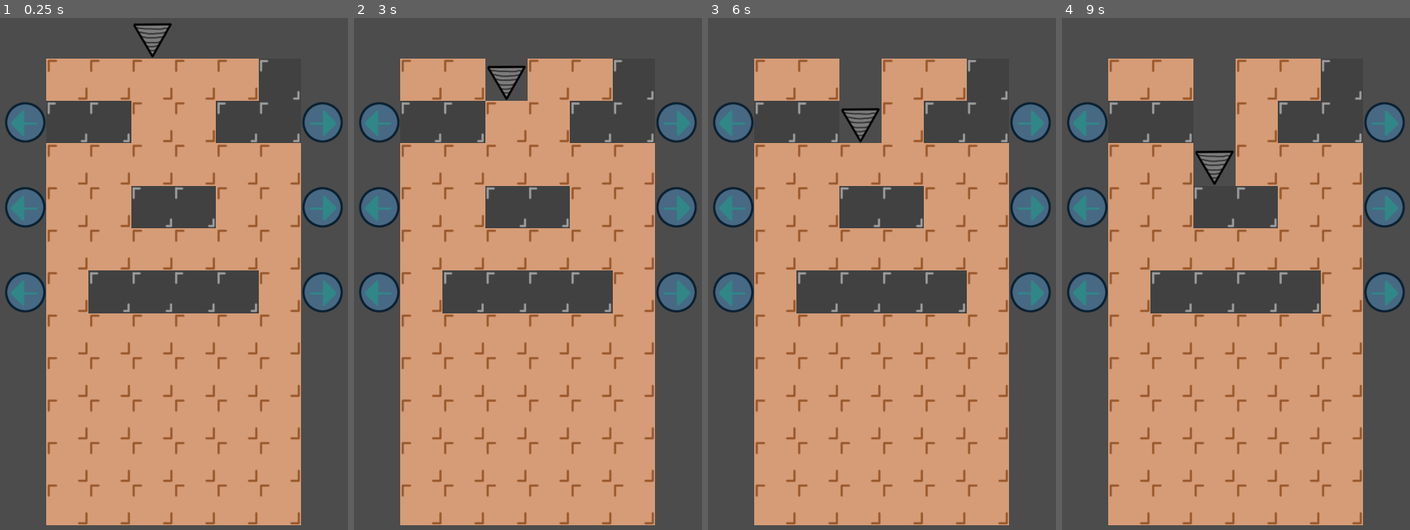
Above: before the commit, frames 1-4 (left to right).
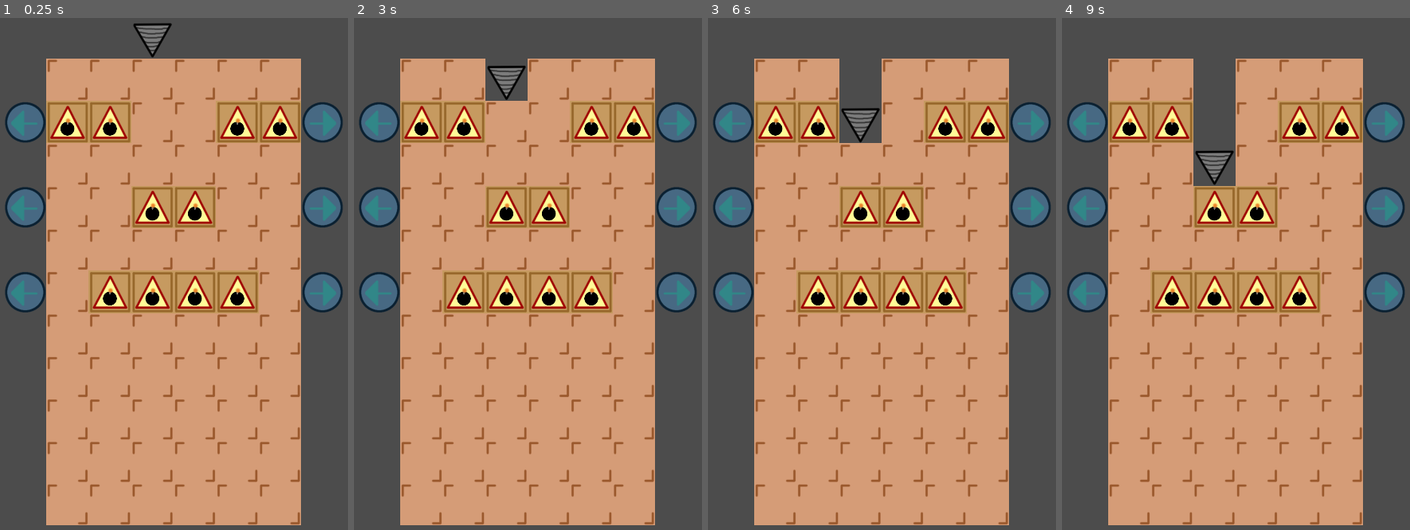
Above: after the commit, the same moments.

Repository: moisesjbc/fosu
Game: Godot game, scene res://gameplay/main/main.tscn
The game is run twice, just before and just after one commit, with the same random seed, the same clock (stepped at 60 frames per second) and the same inputs.
Inputs (mouse positions are in pixels of both pictures, inside the frame that each line leads up to):
- Up to frame 1 (0.25 s): no input
- Up to frame 2 (3 s): tap Enter at 0.5, 2 s; move the mouse to (611, 258) at 0.52 s; click (611, 258) at 0.67 s; tap Space at 1.25, 2.75 s; move the mouse to (458, 325) at 1.27 s; click (458, 325) at 1.42 s; move the mouse to (566, 151) at 2.02 s; click (566, 151) at 2.17 s; move the mouse to (514, 417) at 2.77 s; click (514, 417) at 2.92 s
- Up to frame 3 (6 s): tap Enter at 3.5 s; move the mouse to (993, 386) at 3.52 s; click (993, 386) at 3.67 s; tap Space at 4.25 s; move the mouse to (777, 197) at 4.27 s; click (777, 197) at 4.42 s; move the mouse to (902, 289) at 5.02 s; click (902, 289) at 5.17 s; move the mouse to (833, 130) at 5.77 s; click (833, 130) at 5.92 s
- Up to frame 4 (9 s): move the mouse to (1319, 258) at 6.52 s; click (1319, 258) at 6.67 s; move the mouse to (1166, 325) at 7.27 s; click (1166, 325) at 7.42 s; move the mouse to (1274, 151) at 8.02 s; click (1274, 151) at 8.17 s; move the mouse to (1222, 417) at 8.77 s; click (1222, 417) at 8.92 s

The runs differ from the first frame. In frame 1, 11% of the frame differs, in the area x 13-87%, y 7-58%; in frame 2, 11%; in frame 3, 11%; in frame 4, 11%.

Commit message:
Add bomb tile

Diff:
--- a/godot-project/gameplay/level/level.tscn
+++ b/godot-project/gameplay/level/level.tscn
@@ -2,9 +2,9 @@
 
 [ext_resource path="res://gameplay/level/tiles/earth.png" type="Texture" id=1]
 [ext_resource path="res://gameplay/level/tiles/right_arrow.png" type="Texture" id=2]
-[ext_resource path="res://gameplay/level/tiles/steel.png" type="Texture" id=3]
 [ext_resource path="res://gameplay/level/tiles/left_arrow.png" type="Texture" id=4]
 [ext_resource path="res://gameplay/level/level.gd" type="Script" id=5]
+[ext_resource path="res://gameplay/level/tiles/bomb.png" type="Texture" id=6]
 
 [sub_resource type="TileSet" id=1]
 0/name = "earth.png 0"
@@ -49,20 +49,20 @@
 2/shape_one_way_margin = 0.0
 2/shapes = [  ]
 2/z_index = 0
-3/name = "steel.png 3"
-3/texture = ExtResource( 3 )
-3/tex_offset = Vector2( 0, 0 )
-3/modulate = Color( 1, 1, 1, 1 )
-3/region = Rect2( 0, 0, 128, 128 )
-3/tile_mode = 0
-3/occluder_offset = Vector2( 0, 0 )
-3/navigation_offset = Vector2( 0, 0 )
-3/shape_offset = Vector2( 0, 0 )
-3/shape_transform = Transform2D( 1, 0, 0, 1, 0, 0 )
-3/shape_one_way = false
-3/shape_one_way_margin = 0.0
-3/shapes = [  ]
-3/z_index = 0
+4/name = "bomb.png 4"
+4/texture = ExtResource( 6 )
+4/tex_offset = Vector2( 0, 0 )
+4/modulate = Color( 1, 1, 1, 1 )
+4/region = Rect2( 0, 0, 128, 128 )
+4/tile_mode = 0
+4/occluder_offset = Vector2( 0, 0 )
+4/navigation_offset = Vector2( 0, 0 )
+4/shape_offset = Vector2( 0, 0 )
+4/shape_transform = Transform2D( 1, 0, 0, 1, 0, 0 )
+4/shape_one_way = false
+4/shape_one_way_margin = 0.0
+4/shapes = [  ]
+4/z_index = 0
 
 [node name="level" type="Node2D"]
 position = Vector2( 16, 0 )
@@ -72,4 +72,4 @@
 tile_set = SubResource( 1 )
 cell_size = Vector2( 128, 128 )
 format = 1
-tile_data = PoolIntArray( 131073, 0, 0, 131074, 0, 0, 131075, 0, 0, 131076, 0, 0, 131077, 0, 0, 131078, 3, 0, 196608, 1, 0, 196609, 3, 0, 196610, 3, 0, 196611, 0, 0, 196612, 0, 0, 196613, 3, 0, 196614, 3, 0, 196615, 2, 0, 262145, 0, 0, 262146, 0, 0, 262147, 0, 0, 262148, 0, 0, 262149, 0, 0, 262150, 0, 0, 327680, 1, 0, 327681, 0, 0, 327682, 0, 0, 327683, 3, 0, 327684, 3, 0, 327685, 0, 0, 327686, 0, 0, 327687, 2, 0, 393217, 0, 0, 393218, 0, 0, 393219, 0, 0, 393220, 0, 0, 393221, 0, 0, 393222, 0, 0, 458752, 1, 0, 458753, 0, 0, 458754, 3, 0, 458755, 3, 0, 458756, 3, 0, 458757, 3, 0, 458758, 0, 0, 458759, 2, 0, 524289, …(413 unchanged characters)…
+tile_data = PoolIntArray( 131073, 0, 0, 131074, 0, 0, 131075, 0, 0, 131076, 0, 0, 131077, 0, 0, 131078, 0, 0, 196608, 1, 0, 196609, 4, 0, 196610, 4, 0, 196611, 0, 0, 196612, 0, 0, 196613, 4, 0, 196614, 4, 0, 196615, 2, 0, 262145, 0, 0, 262146, 0, 0, 262147, 0, 0, 262148, 0, 0, 262149, 0, 0, 262150, 0, 0, 327680, 1, 0, 327681, 0, 0, 327682, 0, 0, 327683, 4, 0, 327684, 4, 0, 327685, 0, 0, 327686, 0, 0, 327687, 2, 0, 393217, 0, 0, 393218, 0, 0, 393219, 0, 0, 393220, 0, 0, 393221, 0, 0, 393222, 0, 0, 458752, 1, 0, 458753, 0, 0, 458754, 4, 0, 458755, 4, 0, 458756, 4, 0, 458757, 4, 0, 458758, 0, 0, 458759, 2, 0, 524289, …(413 unchanged characters)…
Binary file added: godot-project/gameplay/level/tiles/bomb.png
Not shown, changed: godot-project/gameplay/level/tiles/bomb.png.import
Binary file removed: godot-project/gameplay/level/tiles/steel.png
Not shown, added: designs/bomb.xcf
Not shown, removed: designs/steel.xcf
